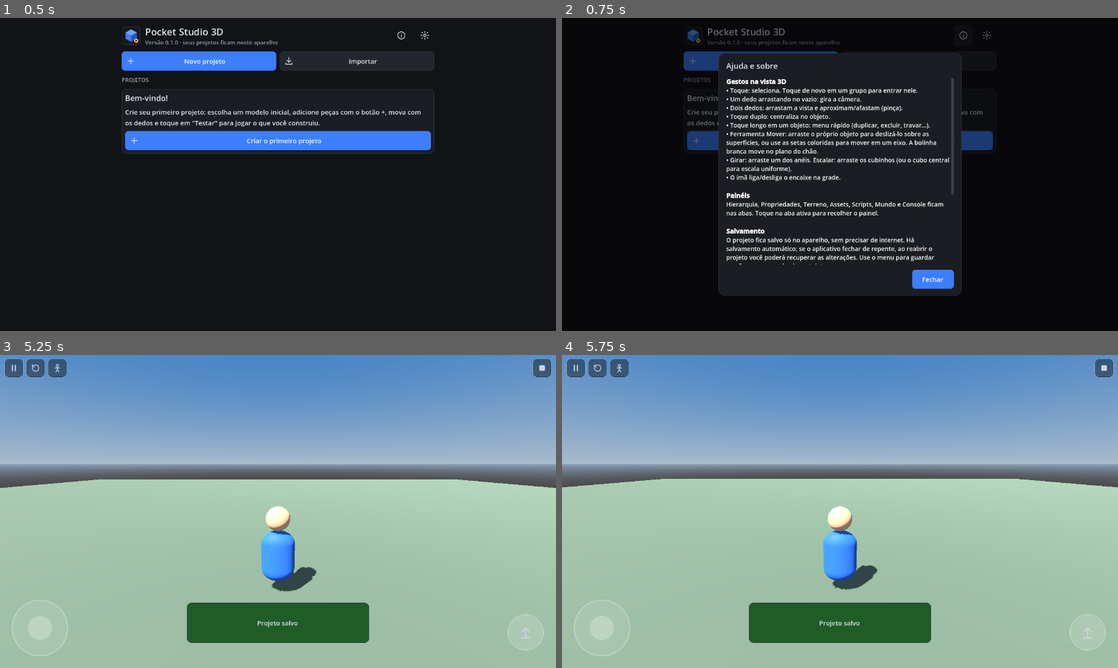
Above: before the commit, frames 1-4 (two rows, left to right).
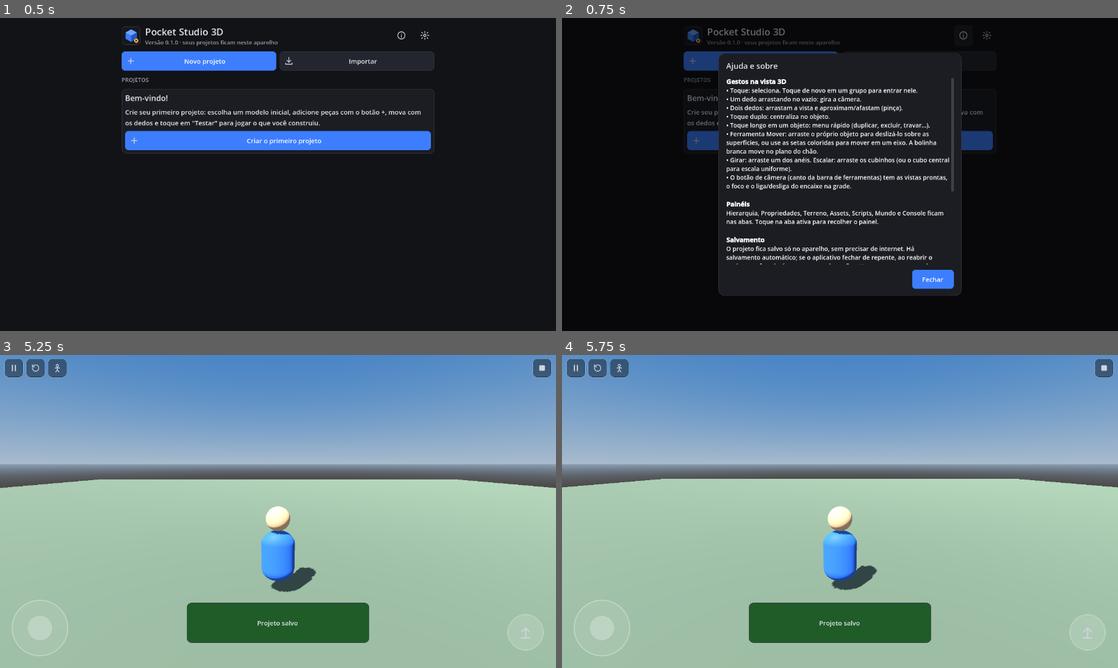
Above: after the commit, the same moments.

Repository: IN-PS/Only-codespace
Game: Godot game, scene res://scenes/main.tscn
Two runs of this game, one before a commit and one after it. Both use one fixed random seed, a clock stepped at 60 frames per second and the inputs below.
Inputs (mouse positions are in pixels of both pictures, inside the frame that each line leads up to):
- Up to frame 1 (0.5 s): no input
- Up to frame 2 (0.75 s): click (962, 36) at 0.52 s
- Up to frame 3 (5.25 s): click (422, 373) at 1.27 s; click "Novo projeto" at 2 s; click "Criar o primeiro projeto" at 2.75 s; click "Criar" at 3.5 s; click (461, 367) at 4.27 s; click "Testar" at 5 s
- Up to frame 4 (5.75 s): no input

Frame 1 is identical in both runs. In frame 2, 2.7% of the frame differs, in the area x 29-71%, y 50-79%; in frame 3, less than 0.1%; in frame 4, less than 0.1%.

Commit message:
Documentação, teste da API de scripts e ajustes finais
- README e docs/ (compilar no Android, API de scripts, arquitetura,
  formato de projeto, testes com roteiro manual, limitações, roteiro)
- capturas de tela reais em docs/img (retrato e paisagem)
- teste que exercita a API documentada num jogo real (61 testes)
- CI reaproveita a keystore de depuração (APK novo instala por cima)
- sombras sem serrilhado, HUD do placar em linha própria, câmera em
  3ª pessoa esconde o avatar quando encosta nele, zona de queda discreta
- comparação de cores nos scripts com precisão de 8 bits

Co-Authored-By: Claude Opus 5.5 <noreply@anthropic.com>
Claude-Session: https://claude.ai/code/session_01NaiBqEgZHuJiAVp85Lqe35

Diff:
--- a/src/core/templates.gd
+++ b/src/core/templates.gd
@@ -75,7 +75,7 @@
 					d["script"] = "s_chegada"
 				_add(objects, d)
 			# Cair do percurso leva de volta ao início.
-			_box(objects, "Zona de queda", Vector3(0, -8, -20), Vector3(80, 1, 80), Color(0.9, 0.2, 0.2, 0.25), {"script": "s_armadilha", "visible": false, "locked": true})
+			_box(objects, "Zona de queda", Vector3(0, -12, -18), Vector3(40, 1, 56), Color(0.5, 0.15, 0.15, 0.12), {"script": "s_armadilha", "visible": false, "locked": true})
 			objects[-1]["phys"]["mode"] = "none"
 			data["scripts"] = [
 				{"id": coin_script, "name": "Moeda", "code": PSScriptTemplates.get_code("coin"), "enabled": true, "global": false},
--- a/src/play/play_session.gd
+++ b/src/play/play_session.gd
@@ -228,14 +228,23 @@
 			_cam_btn.icon = PSIcons.get_icon("person" if m == "third" else "eye")
 			show_message("Câmera: " + ("terceira pessoa" if m == "third" else "primeira pessoa"), 1.2))
 	top.add_child(_cam_btn)
+	top.add_child(PSUI.spacer())
+	# Texto definido pelos scripts (placar etc.): numa linha própria abaixo dos botões.
 	_hud_text = PSUI.label("", "")
-	_hud_text.size_flags_horizontal = Control.SIZE_EXPAND_FILL
 	_hud_text.horizontal_alignment = HORIZONTAL_ALIGNMENT_CENTER
 	_hud_text.add_theme_font_size_override("font_size", 18)
 	_hud_text.add_theme_color_override("font_shadow_color", Color(0, 0, 0, 0.8))
 	_hud_text.add_theme_constant_override("shadow_offset_y", 2)
+	_hud_text.add_theme_constant_override("shadow_offset_x", 1)
 	_hud_text.mouse_filter = Control.MOUSE_FILTER_IGNORE
-	top.add_child(_hud_text)
+	_hud_text.clip_text = true
+	_hud_text.text_overrun_behavior = TextServer.OVERRUN_TRIM_ELLIPSIS
+	_hud_text.anchor_right = 1.0
+	_hud_text.offset_left = 12
+	_hud_text.offset_right = -12
+	_hud_text.offset_top = 16 + _safe_top() + PSTheme.TOUCH
+	_hud_text.offset_bottom = 16 + _safe_top() + PSTheme.TOUCH + 30
+	_hud.add_child(_hud_text)
 	_error_btn = PSUI.button("0", "error", "Erros do teste", "DangerButton")
 	_error_btn.visible = false
 	_error_btn.pressed.connect(_show_errors)
--- a/src/play/player.gd
+++ b/src/play/player.gd
@@ -131,6 +131,13 @@
 	respawned.emit()
 
 
+func _process(_delta: float) -> void:
+	# Em terceira pessoa, se a câmera encostar no personagem (parede ou morro
+	# atrás), esconde o avatar para não tampar a visão.
+	if camera_mode == "third":
+		_avatar.visible = _arm.get_hit_length() > 1.3
+
+
 func _physics_process(delta: float) -> void:
 	var input := move_input
 	var kb := Input.get_vector("ps_left", "ps_right", "ps_forward", "ps_back")
--- a/src/scripting/lua_values.gd
+++ b/src/scripting/lua_values.gd
@@ -148,7 +148,11 @@
 		return "rgb(%s, %s, %s)" % [PSLua.num_str(c.r), PSLua.num_str(c.g), PSLua.num_str(c.b)]
 
 	func lua_eq(other: Variant) -> bool:
-		return other is ColorV and (other as ColorV).c.is_equal_approx(c)
+		# Cores são comparadas com a precisão de 8 bits por canal.
+		if not (other is ColorV):
+			return false
+		var o: Color = (other as ColorV).c
+		return absf(o.r - c.r) < 0.003 and absf(o.g - c.g) < 0.003 and absf(o.b - c.b) < 0.003 and absf(o.a - c.a) < 0.003
 
 	func lua_get(_interp: Object, key: Variant) -> Variant:
 		match key:
--- a/src/ui/about_dialog.gd
+++ b/src/ui/about_dialog.gd
@@ -10,7 +10,7 @@
 • Toque longo em um objeto: menu rápido (duplicar, excluir, travar…).
 • Ferramenta Mover: arraste o próprio objeto para deslizá-lo sobre as superfícies, ou use as setas coloridas para mover em um eixo. A bolinha branca move no plano do chão.
 • Girar: arraste um dos anéis. Escalar: arraste os cubinhos (ou o cubo central para escala uniforme).
-• O ímã liga/desliga o encaixe na grade.
+• O botão de câmera (canto da barra de ferramentas) tem as vistas prontas, o foco e o liga/desliga do encaixe na grade.
 
 [b]Painéis[/b]
 Hierarquia, Propriedades, Terreno, Assets, Scripts, Mundo e Console ficam nas abas. Toque na aba ativa para recolher o painel.
--- a/src/world/world.gd
+++ b/src/world/world.gd
@@ -888,8 +888,9 @@
 	sun.shadow_enabled = shadows_enabled
 	sun.directional_shadow_max_distance = 60.0
 	sun.directional_shadow_mode = DirectionalLight3D.SHADOW_PARALLEL_2_SPLITS
-	sun.shadow_bias = 0.06
-	sun.shadow_normal_bias = 2.0
+	# Viés alto elimina os "dentes" de sombra com mapas de baixa resolução (celular).
+	sun.shadow_bias = 0.1
+	sun.shadow_normal_bias = 4.0
 	sun.shadow_blur = 1.5
 
 
--- /dev/null
+++ b/tests/test_script_api.gd
@@ -0,0 +1,111 @@
+extends PSTestCase
+## Verifica, num teste de jogo real, as funções documentadas em docs/SCRIPTS.md.
+
+var session: PSPlaySession
+var lib: PSAssetLibrary
+
+
+func _obj(type: String, id: String, pos: Vector3, extra := {}) -> Dictionary:
+	var d := PSData.new_object(type, extra)
+	d["id"] = id
+	d["pos"] = PSData.v3_to_arr(pos)
+	return d
+
+
+func before_all() -> void:
+	var data := PSData.new_project_data("api")
+	var base := _obj("part", "base", Vector3(0, -0.5, 0), {"size": [60.0, 1.0, 60.0]})
+	var spawn := _obj("spawn", "spawn", Vector3.ZERO)
+	var api := _obj("part", "api", Vector3(5, 1, 5), {"script": "api", "name": "Tester"})
+	var child := _obj("part", "child", Vector3(6, 1, 5), {"parent": "api", "name": "Filho"})
+	var grp := _obj("group", "grp", Vector3(-6, 0, -6), {"script": "grp_click", "name": "Grupo"})
+	var inner := _obj("part", "inner", Vector3(-6, 1, -6), {"parent": "grp", "name": "Peça do grupo"})
+	var dyn := _obj("part", "dyn", Vector3(10, 3, -10), {"name": "Caixa"})
+	dyn["phys"]["mode"] = "dynamic"
+	data["objects"] = [base, spawn, api, child, grp, inner, dyn]
+	data["scripts"] = [
+		{"id": "api", "name": "api", "enabled": true, "global": false, "code": """
+local r = {}
+function on_start()
+  r.name = self.name
+  r.child = self:find("Filho") ~= nil
+  r.nchildren = #self:children()
+  local c = hex("#ff8800")
+  self.color = c
+  r.color_ok = self.color == rgb(1, 136/255, 0)
+  self:set("vidas", 3)
+  r.vidas = self:get("vidas")
+  self:move(1, 0, 0)
+  self:move(vec(0, 0, 1))
+  r.pos = self.position
+  self:lookAt(self.position + vec(0, 0, -5))
+  local b = world.create("sphere", vec(0, 10, 0), "dynamic")
+  r.created = b ~= nil and b.exists
+  local copia = world.find("Caixa"):clone()
+  r.clone = copia.name == "Caixa" and copia.id ~= world.find("Caixa").id
+  r.findall = #world.findAll("Caixa")
+  local id = after(10, function() r.never = true end)
+  cancel(id)
+  after(0.05, function() r.after = true end)
+  r.gravity = world.gravity
+  world.gravity = 20
+  r.gravity2 = world.gravity
+  player:setSpawn(vec(3, 1, 3))
+  player.speed = 9
+  r.speed = player.speed
+  self.solid = false
+  r.solid = self.solid
+  shared.api = r
+end
+"""},
+		{"id": "grp_click", "name": "grp", "enabled": true, "global": false, "code": "function on_click() shared.grupo_clicado = true end"},
+	]
+	lib = PSAssetLibrary.new()
+	runner.add_child(lib)
+	lib.setup("", [])
+	session = PSPlaySession.new()
+	runner.add_child(session)
+	session.start(data, lib, "")
+	await physics_frames(3)
+
+
+func after_all() -> void:
+	session.queue_free()
+	lib.queue_free()
+	await frames(2)
+
+
+func _r(key: String) -> Variant:
+	var t: PSLua.Table = session.runtime._shared.get_v("api")
+	return t.get_v(key) if t else null
+
+
+func test_object_api() -> void:
+	check(session.runtime._shared.get_v("api") != null, "script rodou on_start")
+	eq(_r("name"), "Tester", "self.name")
+	eq(_r("child"), true, "self:find")
+	eq(_r("nchildren"), 1.0, "self:children")
+	eq(_r("color_ok"), true, "hex() e comparação de cores")
+	eq(_r("vidas"), 3.0, "set/get")
+	var pos: PSLua.Vec3 = _r("pos")
+	check(pos != null and pos.v.is_equal_approx(Vector3(6, 1, 6)), "move(x,y,z) e move(vec)")
+	eq(_r("solid"), false, "solid = false")
+
+
+func test_world_and_player_api() -> void:
+	eq(_r("created"), true, "world.create")
+	eq(_r("clone"), true, "clone")
+	eq(_r("findall"), 2.0, "findAll encontra original e cópia")
+	near(float(_r("gravity")), 9.8, 0.01, "world.gravity padrão")
+	near(float(_r("gravity2")), 20.0, 0.01, "world.gravity alterada")
+	eq(_r("speed"), 9.0, "player.speed")
+	session.player.place_at_spawn()
+	near(session.player.global_position.x, 3.0, 0.01, "player:setSpawn define o novo ponto de início")
+
+
+func test_timers_and_click() -> void:
+	await tree().create_timer(0.2).timeout
+	eq(_r("after"), true, "after() dispara")
+	eq(_r("never"), null, "cancel() cancela")
+	session.runtime.fire_click("inner")
+	eq(session.runtime._shared.get_v("grupo_clicado"), true, "on_click do grupo ao tocar numa peça dele")
--- a/tests/test_templates.gd
+++ b/tests/test_templates.gd
@@ -46,7 +46,7 @@
 	eq(s.runtime._shared.get_v("moedas"), 1.0, "moeda coletada conta ponto")
 	check(s._hud_text.text.contains("Moedas: 1"), "placar no topo da tela: '%s'" % s._hud_text.text)
 	# Cair aciona a zona de queda e volta ao início.
-	s.player.global_position = Vector3(0, -7.5, -20)
+	s.player.global_position = Vector3(0, -11.5, -18)
 	await physics_frames(4)
 	await frames(2)
 	check(s.player.global_position.y > -2.0, "zona de queda devolve ao início")
--- a/tools/light_test.gd
+++ b/tools/light_test.gd
@@ -19,12 +19,22 @@
 	cam.distance = 14
 	cam.set_view("iso")
 	cam.make_current()
-	for sky in ["day", "sunset", "night", "overcast"]:
-		var e := PSData.default_environment()
-		e["sky"] = sky
-		w.apply_environment(e)
+	var e := PSData.default_environment()
+	e["sky"] = "sunset"
+	w.apply_environment(e)
+	cam.distance = 9
+	var variants := [
+		["q1_nb2", 1, 2.0, 0.06],
+		["q2_nb2", 2, 2.0, 0.06],
+		["q1_nb4", 1, 4.0, 0.1],
+		["q2_nb4", 2, 4.0, 0.1],
+	]
+	for v in variants:
+		RenderingServer.directional_soft_shadow_filter_set_quality(v[1])
+		w.sun.shadow_normal_bias = v[2]
+		w.sun.shadow_bias = v[3]
 		for i in 5:
 			await get_tree().process_frame
 		await RenderingServer.frame_post_draw
-		get_viewport().get_texture().get_image().save_png(out_dir.path_join("sky_%s.png" % sky))
+		get_viewport().get_texture().get_image().save_png(out_dir.path_join("sh_%s.png" % v[0]))
 	get_tree().quit()
--- a/tools/screenshot.gd
+++ b/tools/screenshot.gd
@@ -47,6 +47,7 @@
 	await shot("03_editor")
 	var ed: PSEditor = main.editor
 	ed.add_prefab("house")
+	var house: Array = ed.selection.duplicate()
 	await shot("04_added_house")
 	ed.show_panel("inspector")
 	await shot("05_inspector")
@@ -64,8 +65,12 @@
 	await shot("09_add_menu")
 	PSModal.close_top()
 	ed.set_dock_open(false)
+	ed.set_selection(house)
+	ed.delete_selection()
 	ed.start_play()
 	await _frames(30)
+	main.play.player.look(-120, 60)
+	await _frames(5)
 	await shot("10_play")
 	main.play.set_paused(true)
 	await shot("11_paused")
Binary file added: docs/img/editor-adicionar.jpg
Binary file added: docs/img/editor-hierarquia.jpg
Binary file added: docs/img/editor-propriedades.jpg
Binary file added: docs/img/editor-scripts.jpg
Binary file added: docs/img/editor-terreno.jpg
Binary file added: docs/img/jogo-ilha.jpg
Binary file added: docs/img/jogo-percurso.jpg
Binary file added: docs/img/paisagem-editor.jpg
Binary file added: docs/img/paisagem-terreno.jpg
Binary file added: docs/img/projetos.jpg
Not shown, changed: .github/workflows/build.yml
Not shown, changed: README.md
(and 7 more such lines)
